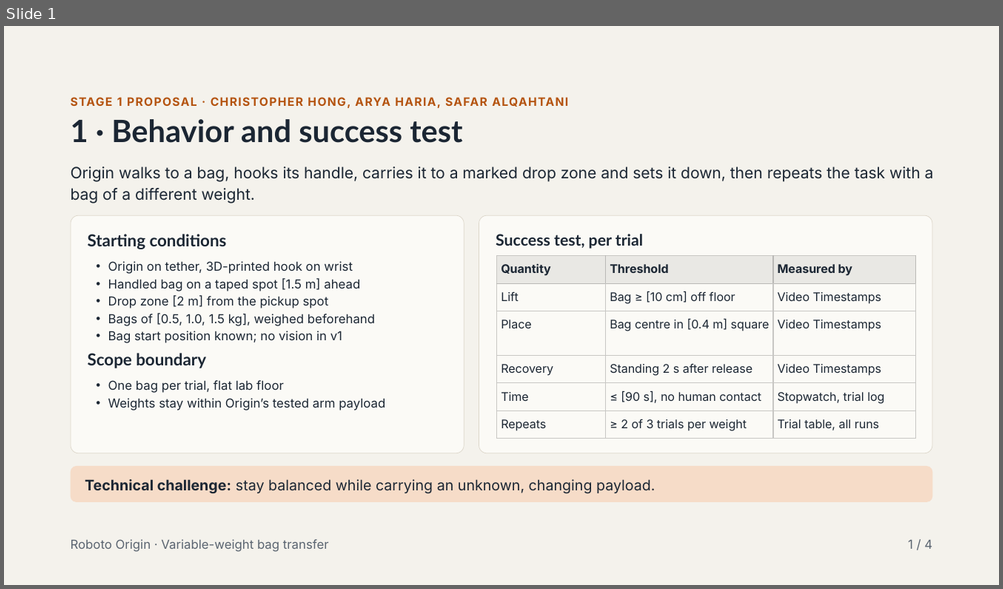
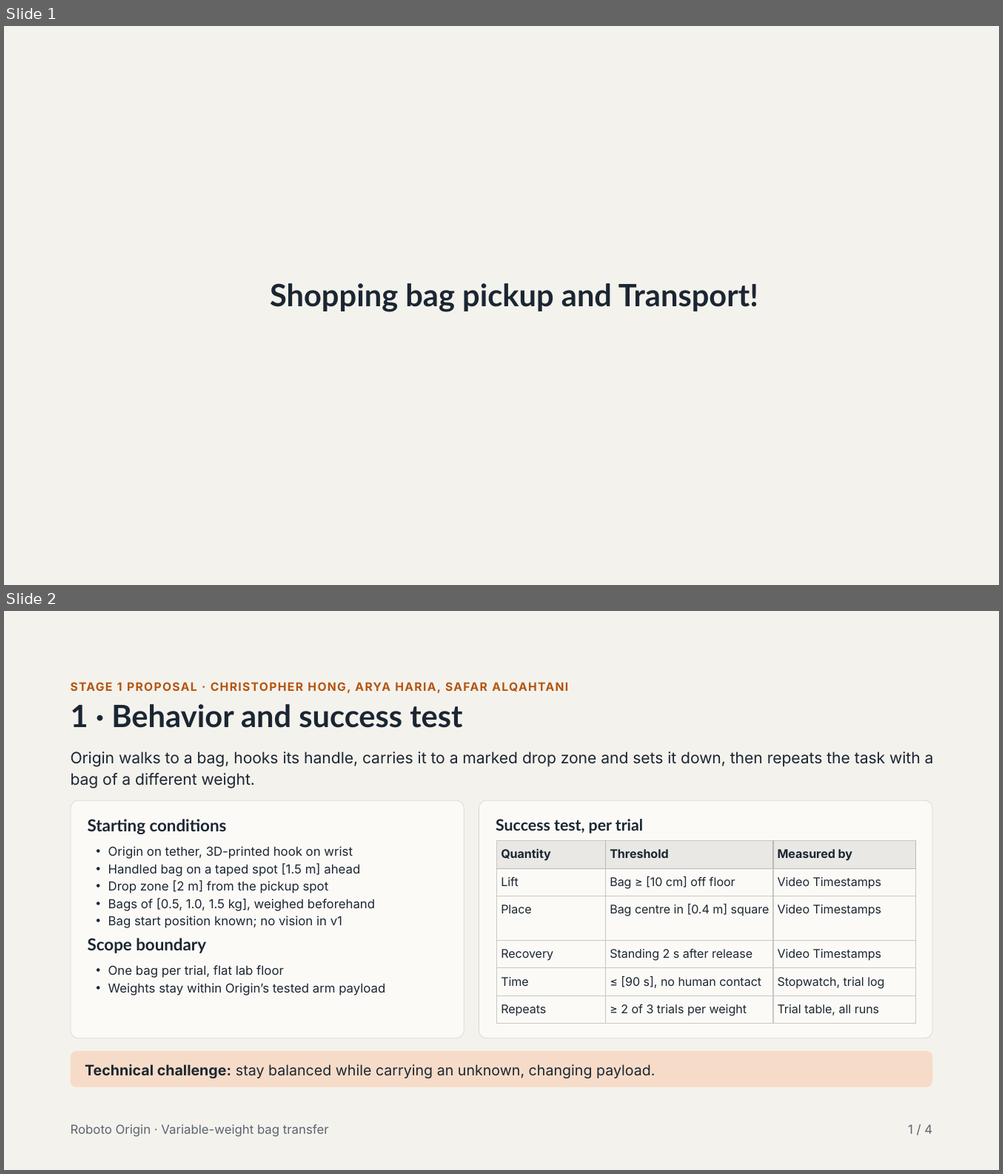
Before and after one commit to aharia2/HCR-FinalProject, a slide deck: Stage 1 Proposal Variable-Weight Bag Transfer on Roboto Origin.pptx. Shown one above the other, each under a label of ours: slide 1 before the commit, slides 1 and 2 after it. The pictures are 1003x589 and 1003x1174 pixels, drawn with LibreOffice and Linux fonts; fonts in the diff are those of the drawing. Boxes give left, top, right and bottom in pixels: in the first picture for what was removed or moved away, otherwise in the second. Text is boxed around its words. In the diff, an @@ line names an element or a change of style, - is before the commit and + after.

```diff
--- a/Stage 1 Proposal Variable-Weight Bag Transfer on Roboto Origin.pptx
+++ b/Stage 1 Proposal Variable-Weight Bag Transfer on Roboto Origin.pptx
@@ slide 1 added at <box>4,26,999,585</box>, background #F4F2EC @@
@@ title added at <box>270,284,758,312</box>, 29.7 pt, text #1B2633, bold @@
+Shopping bag pickup and Transport!
@@ what was slide 1 is now slide 2 @@
```
Also in this commit, not shown: 1 other slide added.
